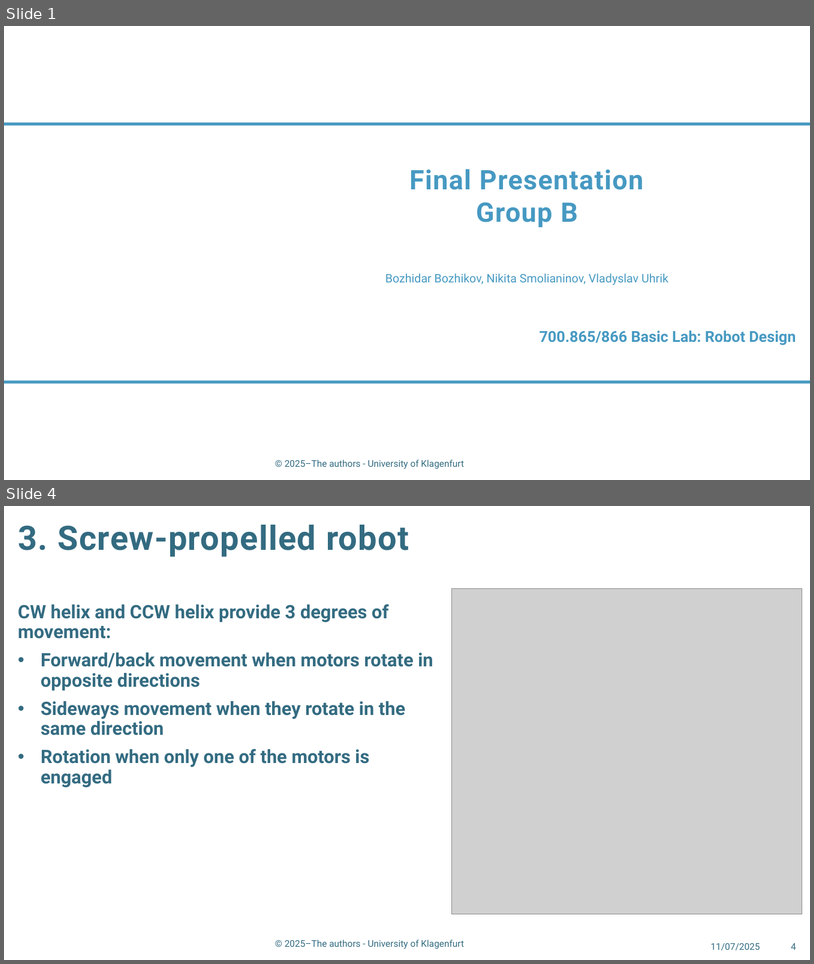
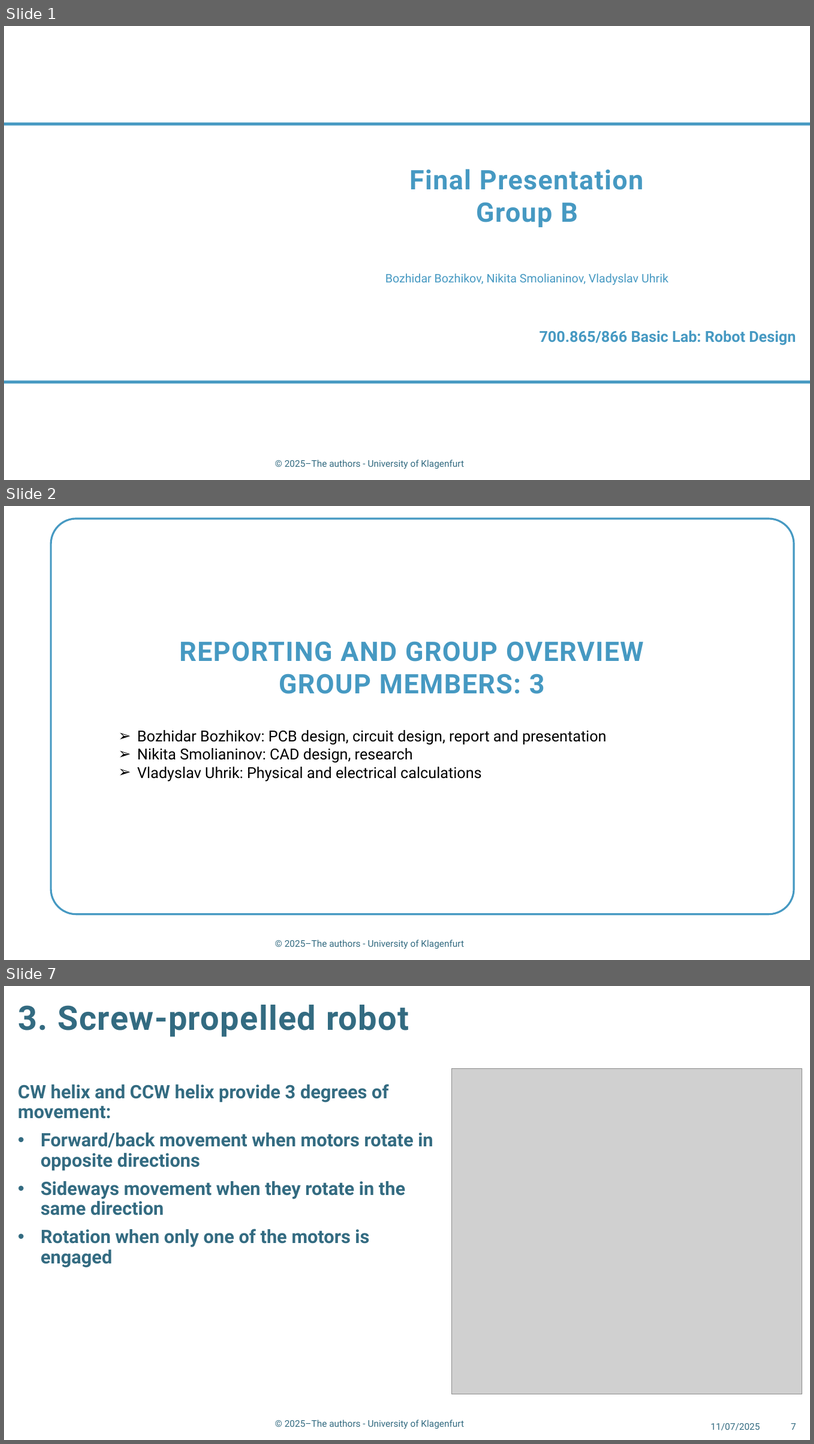
Before and after one commit to 2-hardcore-4-u/RobotDesign2025, a slide deck: presentation.pptx. Shown one above the other, each under a label of ours: slides 1 and 4 before the commit, slides 1, 2 and 7 after it; the slides between them are not shown. The pictures are 814x964 and 814x1444 pixels, drawn with LibreOffice and Linux fonts; fonts in the diff are those of the drawing; grey boxes stand for pictures; background and template pictures are left out. Boxes give left, top, right and bottom in pixels: in the first picture for what was removed or moved away, otherwise in the second. Text is boxed around its words. In the diff, an @@ line names an element or a change of style, - is before the commit and + after.

```diff
--- a/presentation.pptx
+++ b/presentation.pptx
@@ slide 2 added at bbox=[4, 506, 810, 960], background #FFFFFF; not listed: 1 template element that a slide beside it also shows @@
@@ rounded rectangle added at bbox=[51, 519, 795, 915], outline #4699C2 2.25 pt @@
@@ title added at bbox=[179, 641, 644, 694], 32 pt, text #4699C2, bold @@
+REPORTING AND GROUP OVERVIEW
+GROUP MEMBERS: 3
@@ text added at bbox=[137, 730, 607, 781], 18 pt, text #000000 @@
+➢ Bozhidar Bozhikov: PCB design, circuit design, report and presentation
+➢ Nikita Smolianinov: CAD design, research
+➢ Vladyslav Uhrik: Physical and electrical calculations
@@ what was slide 4 is now slide 7 @@
@@ page number at bbox=[791, 1423, 797, 1429]: text changed @@
-4
+7
```
Also in this commit, not shown: 2 slides changed, 3 other slides added, 1 other file.
